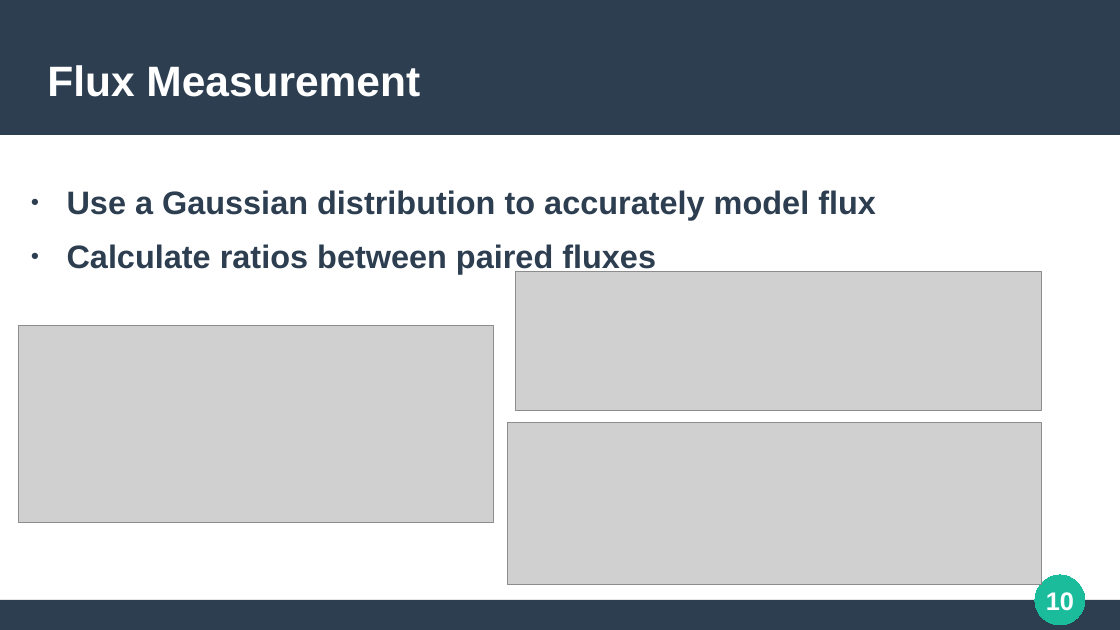
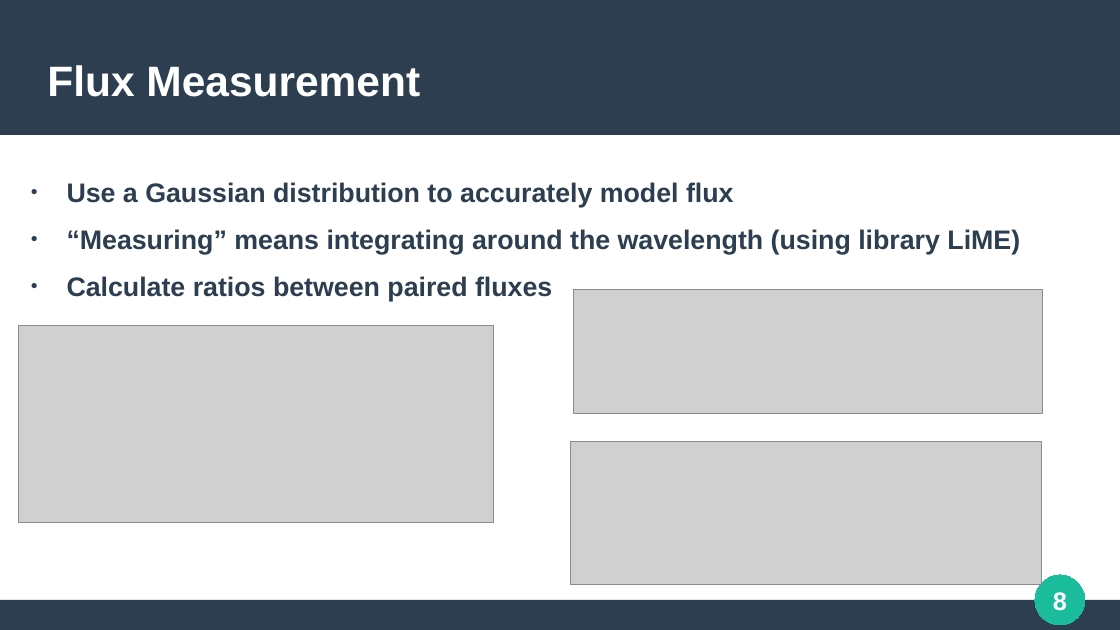
Before and after one commit to SmoolPerson/LRD-helium-analysis, a slide deck: slide 8 of media/presentation/Helium.odp (slide 10 before the commit). Drawn at 1120x630 pixels with LibreOffice and Linux fonts; fonts in the diff are those of the drawing; grey boxes stand for pictures. Boxes give left, top, right and bottom in pixels: in the first picture for what was removed or moved away, otherwise in the second. Text is boxed around its words. In the diff, an @@ line names an element or a change of style, - is before the commit and + after.

```diff
--- a/media/presentation/Helium.odp
+++ b/media/presentation/Helium.odp
@@ text at [67, 182, 734, 301]: size 23 to 19 pt in "Use a Gaussian distribution to accurately model ...", "Calculate ratios between paired fluxes" @@
@@ text at [67, 229, 1020, 254]: paragraph added @@
+● “Measuring” means integrating around the wavelength (using library LiME)
@@ picture: place and size @@
-picture at [515, 272, 1042, 412]
+picture at [573, 290, 1043, 414]
@@ picture: place and size @@
-picture at [508, 423, 1042, 584]
+picture at [571, 442, 1042, 584]
@@ page number at [1053, 592, 1067, 611]: text changed @@
-10
+8
```
Also in this commit, not shown: 12 other slides changed, 2 slides added, 4 slides removed, 1 other file.
